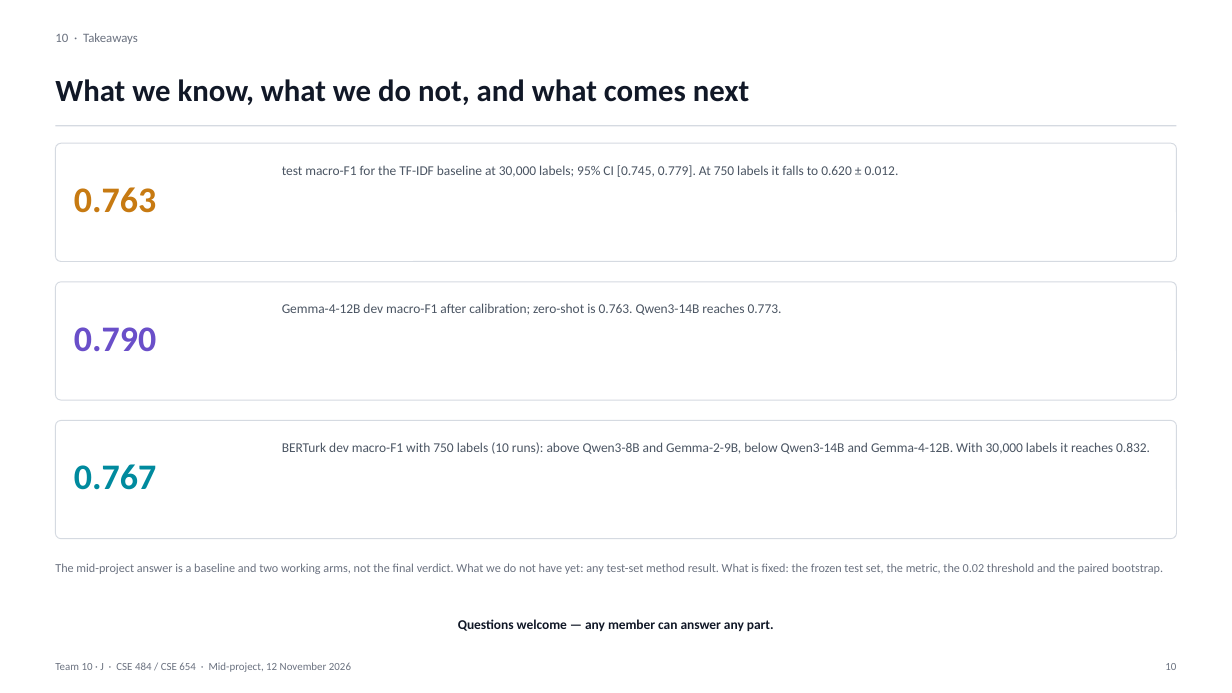
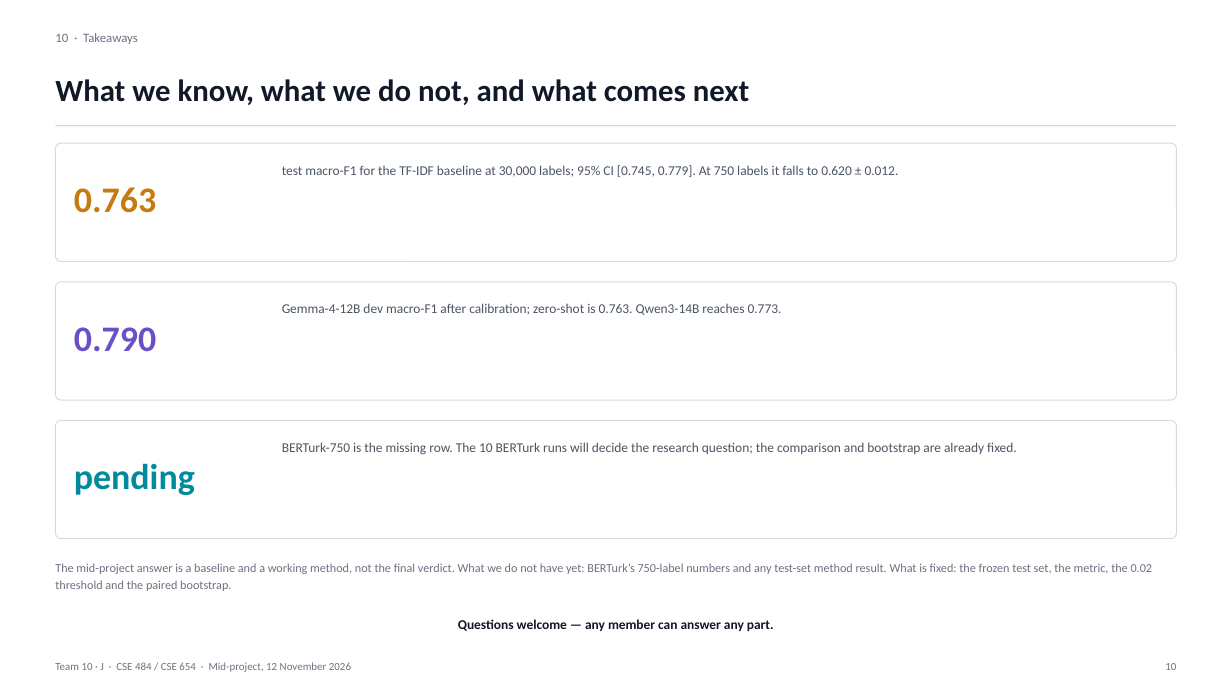
Before and after one commit to VesileHann/offenseval-tr-midproject, a slide deck: slide 10 of paper/Team10_MidProject.pptx. Drawn at 1232x693 pixels with LibreOffice and Linux fonts; fonts in the diff are those of the drawing. Boxes give left, top, right and bottom in pixels: in the first picture for what was removed or moved away, otherwise in the second. Text is boxed around its words. In the diff, an @@ line names an element or a change of style, - is before the commit and + after.

Commit message:
Revert "paper: add BERTurk results and owners to the mid-project deck"
This reverts commit d0111e65f37f4d2c0830d0dfc421bb6ef41ed2a7.

```diff
--- a/paper/Team10_MidProject.pptx
+++ b/paper/Team10_MidProject.pptx
@@ text at [282, 442, 1017, 455]: text changed @@
-BERTurk dev macro-F1 with 750 labels (10 runs): above Qwen3-8B and Gemma-2-9B, below Qwen3-14B and Gemma-4-12B. With 30,000 labels it reaches 0.832.
+BERTurk-750 is the missing row. The 10 BERTurk runs will decide the research question; the comparison and bootstrap are already fixed.
@@ text at [74, 463, 195, 495]: text changed @@
-0.767
+pending
@@ text at [55, 563, 1153, 591]: text changed @@
-The mid-project answer is a baseline and two working arms, not the final verdict. What we do not have yet: any test-set method result. What is fixed: the frozen test set, the metric, the 0.02 threshold and the paired bootstrap.
+The mid-project answer is a baseline and a working method, not the final verdict. What we do not have yet: BERTurk’s 750-label numbers and any test-set method result. What is fixed: the frozen test set, the metric, the 0.02 threshold and the paired bootstrap.
```
Also in this commit, not shown: 9 other slides changed, 2 other files.
